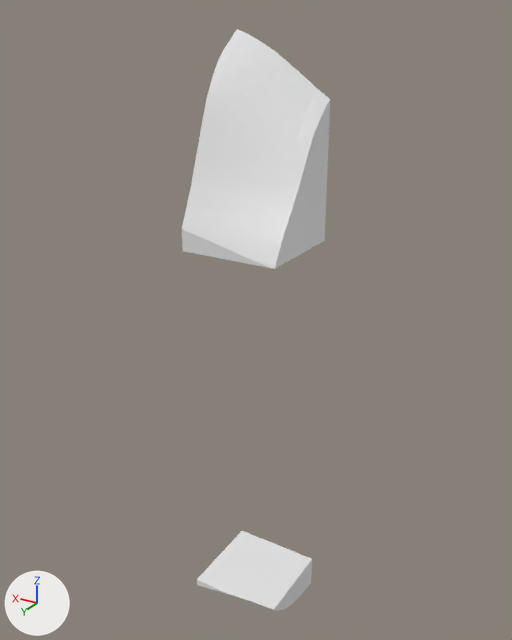
Renders of the glTF model assets/terrain/surface_pieces/surf_25_2.glb from each side of a commit.
Camera for both pictures: a 50 mm camera at (0.5, 125.77, -19.76) aimed at (17.89, 96.78, -34.26). Lighting does not change. The marker at lower left points along +X, +Y and +Z. The older version comes first. Where no turn or scale is listed for an object, it has been applied to the vertices.

The scene before the commit, as lines of its bpy script (objects in view):
```python
me_layer_0 = bpy.data.meshes.new('layer_0')
me_layer_0.from_pydata(...)  # 103 vertices, 202 faces; spans x 15.0..20.0, y 95.0..98.36, z -25.0..-20.37
me_layer_1 = bpy.data.meshes.new('layer_1')
me_layer_1.from_pydata(...)  # 105 vertices, 206 faces; spans x 15.0..20.0, y 95.0..100.0, z -30.0..-25.0
me_layer_6 = bpy.data.meshes.new('layer_6')
me_layer_6.from_pydata(...)  # 91 vertices, 178 faces; spans x 15.0..20.0, y 95.0..100.0, z -51.95..-50.0
ob_layer_0 = bpy.data.objects.new('layer_0', me_layer_0)
ob_layer_0.location = (0.0, 0.0, 0.0)
ob_layer_1 = bpy.data.objects.new('layer_1', me_layer_1)
ob_layer_1.location = (0.0, 0.0, 0.0)
ob_layer_6 = bpy.data.objects.new('layer_6', me_layer_6)
ob_layer_6.location = (0.0, 0.0, 0.0)
```
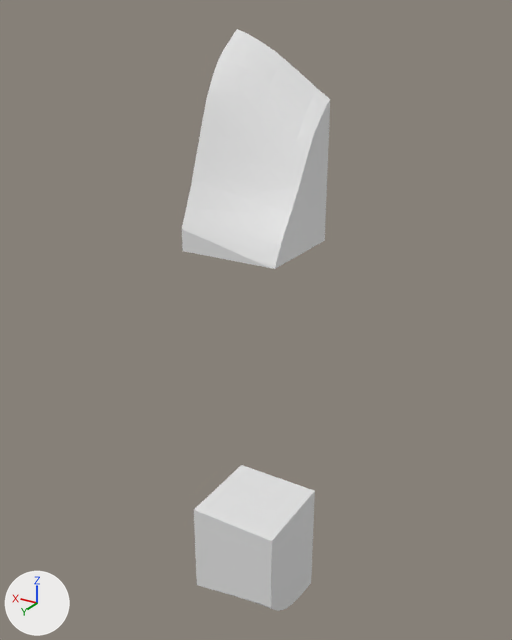
Edits to the bpy script that builds the scene:
```text
Add me_layer_5:
    me_layer_5.from_pydata(...)  # 24 vertices, 44 faces; spans x 15.0..20.0, y 95.0..100.0, z -50.0..-45.0
Add ob_layer_5:
    ob_layer_5 = bpy.data.objects.new('layer_5', me_layer_5)
    ob_layer_5.location = (0.0, 0.0, 0.0)
```

Boxes (x1, y1, x2, y2) around the edits, measured in the pictures (512 x 640 px):
'layer_5', added: after (194, 465, 315, 610)
'layer_6', unchanged, covered by the edit: before (197, 531, 312, 611); after (197, 560, 312, 611)
